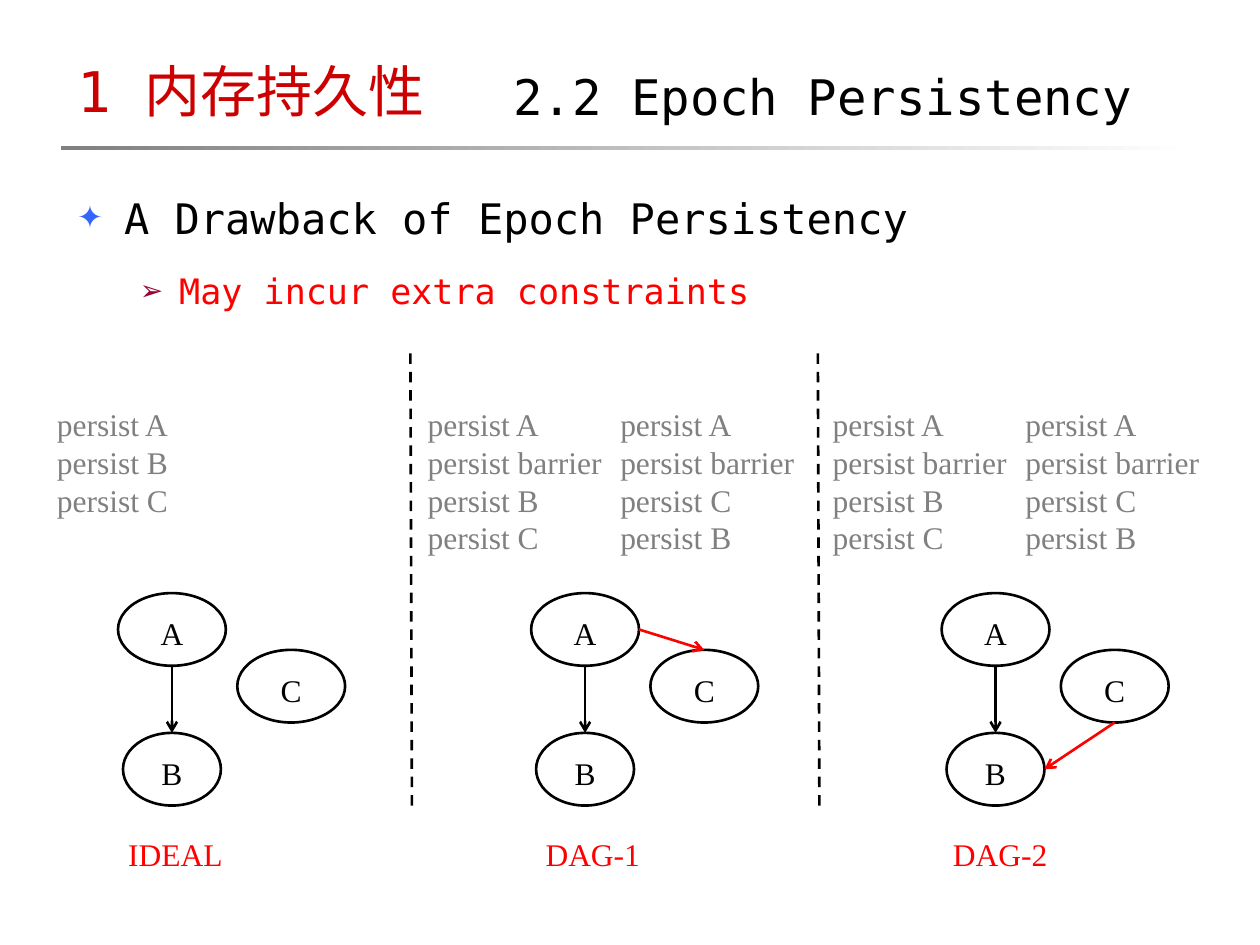
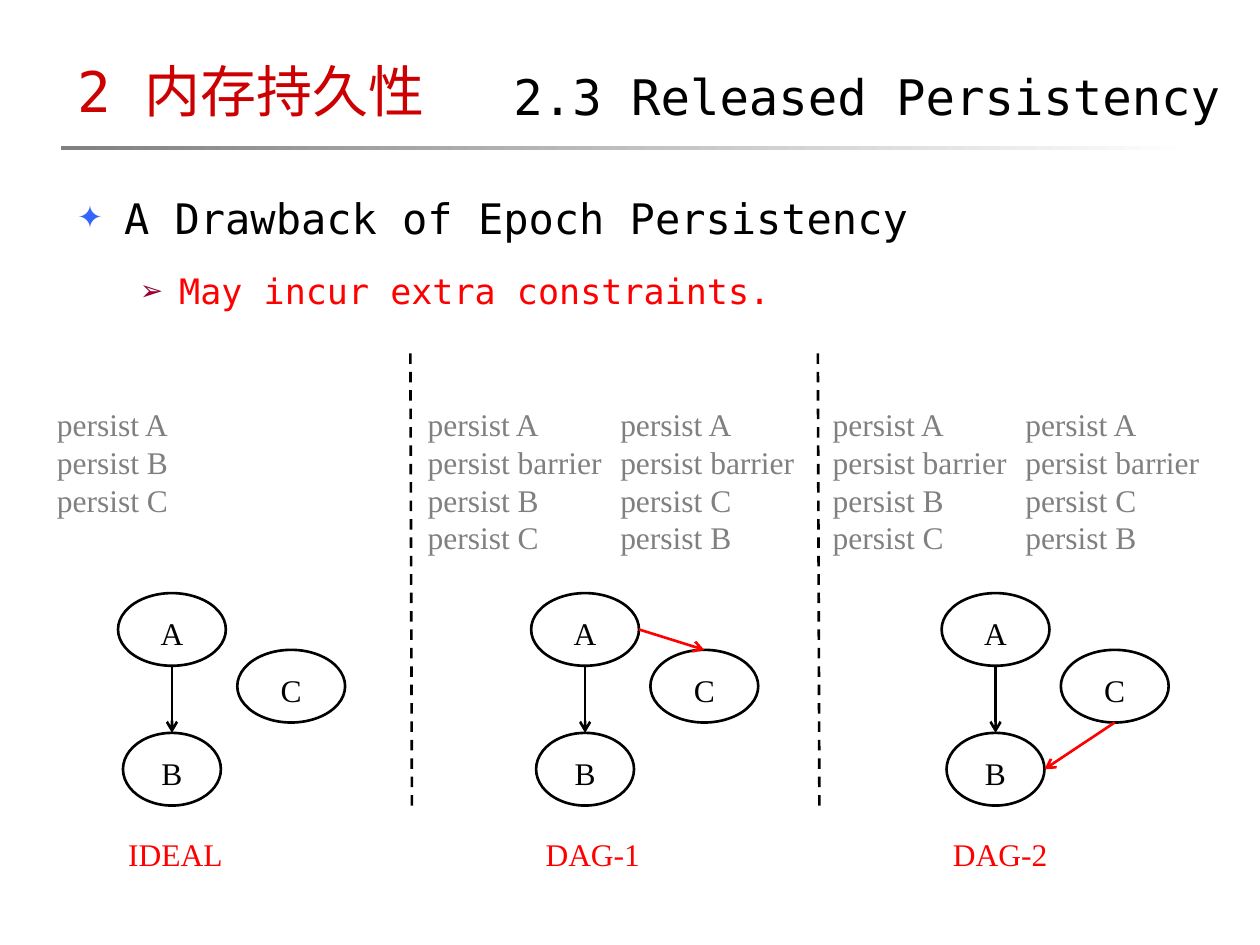
Before and after one commit to maokelong/CSDN-maokelong95, a slide deck: slide 29 of 共享资源/「2018-06-08」Memory Consistency, Memory Persistency.pptx. Drawn at 1260x945 pixels with LibreOffice and Linux fonts; fonts in the diff are those of the drawing; background and template pictures are left out. Boxes give left, top, right and bottom in pixels: in the first picture for what was removed or moved away, otherwise in the second. Text is boxed around its words. In the diff, an @@ line names an element or a change of style, - is before the commit and + after.

Commit message:
更新：内存模型系列（下）
PPT 替换成新版式

```diff
--- a/共享资源/「2018-06-08」Memory Consistency, Memory Persistency.pptx
+++ b/共享资源/「2018-06-08」Memory Consistency, Memory Persistency.pptx
@@ title at (x1=77, y1=65, x2=425, y2=117): text changed @@
-1 内存持久性
+2 内存持久性
@@ text at (x1=513, y1=77, x2=1220, y2=126): text changed @@
-2.2 Epoch Persistency
+2.3 Released Persistency
@@ text at (x1=179, y1=277, x2=770, y2=312): text changed @@
-  ➢ May incur extra constraints
+  ➢ May incur extra constraints.
```
Also in this commit, not shown: 10 other slides changed, 1 other file.
